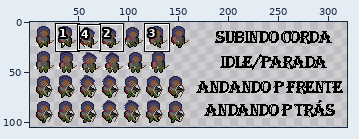
Sprite sheet, stored at Assets/Sprites/Player/Pngzao_Celeste.png. The picture above shows the old version from afar; the outline marks the close-up.
Close-up. Old version:
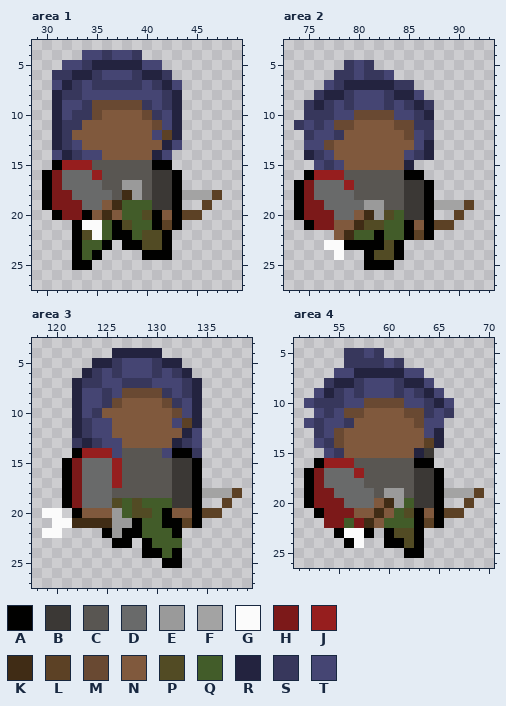
The file is 320x106 pixels. Colours within 5 levels of each other are drawn and written as one. Shown: area 1: x 29..49, y 3..27; area 2: x 73..93, y 3..27; area 3: x 118..139, y 3..27; area 4: x 51..70, y 4..26. The wide view leaves out empty margins. The commit also changed other parts of the picture, which this record leaves out.
Palette (. is transparent): A #010100  B #3b3835  C #595652  D #696a6a  E #9a9a9a  F #a3a3a3  G #fbfbfb  H #7c1919  J #961e1e  K #402c15  L #5c4125  M #694932  N #80593d  P #524b24  Q #425c29  R #23233f  S #37375c  T #454573
Pixels before, area 1, first column x 30:
 4 ....TTSTTS........
 5 ..TTSRRRRRTT......
 6 .SSRRSTTTSRRS.....
 7 .TRSTSSSSSTSRT....
 8 .RSSTTTTTTTTSR....
 9 .RTTSMMMMMSTSR....
10 .RTSSMNNNNMSTR....
11 .RSSNNNNNNNMTR....
12 .RSNNNNNNNNTLR....
13 .RSTNNNNNNNNRT....
14 .TRSTTNNNNNRT.....
15 .AJJJCCCCCCAA.....
16 AHDDDJCCCCCBBA....
17 AHDDDDCCEECBBA....
18 AHHDDDDCKECBBAFFFL
19 AHHHDDNKQQQBBA..L.
20 .AHHANKNQQPANALL..
21 ...AGGQAPQQALA....
22 ...APGQAAQPPA.....
23 ...AQQA.AAPPA.....
24 ...AQA....AAA.....
25 ...AA.............
Pixels before, area 2, first column x 74:
 5 .....STS..........
 6 ....SSTSST........
 7 ...TSRRRRRSS......
 8 ..SRRSTTTSRRT.....
 9 .SRSTSTTTSTSRS....
10 .SSSTTMMMMTTSR....
11 STSTMMNNNNMMSS....
12 .STTSNNNNNNMTS....
13 .TTMNNNNNNNNTR....
14 .RSTNNNNNNNTSR....
15 ..TSTNNNNNNR......
16 .AJJJCCCCCCAA.....
17 AHDDDJCCCCCBBA....
18 AHDDDDCCCCCBBA....
19 AHHDDDDEECCBBAFFFL
20 AHHHDDNKEPQBBA..L.
21 .AHHNNKPPQQANALL..
22 ....NKQQAQQALA....
23 ...GGAAAAPA.......
24 ....G..APPA.......
25 .......AAA........
Pixels before, area 3, first column x 119:
 4 .......RRRRR........
 5 .....RRSTTTSRR......
 6 ....RSTSTTTSTSR.....
 7 ...RSSTTSSSTTTSR....
 8 ...RTTSTMMMMSTSR....
 9 ...RTTSMNNNNMSTR....
10 ...RTSNNNNNNNMTR....
11 ...RSTTNNNNNNTLR....
12 ...RSTTNNNNNNNRT....
13 ...SRSTTNNNNNRST....
14 ...AJJJTCCCCTAAS....
15 ..AHDDDJCCCCCBBA....
16 ..AHDDDJCCCCCBBA....
17 ..AHDDDJCCCCCBBA....
18 ..AHDDDCCCCCCBBAFFFL
19 ..AHDDDPQPQQQBBA..L.
20 GG.ANNNEQPPQANNALL..
21 .GGKKKKEEAQQAALA....
22 GG....AEAAQQQA......
23 .......AA.AQQQ......
24 ..........AAQA......
25 ............AA......
Pixels before, area 4, first column x 52:
 5 ....SSTS..........
 6 ....SSSSTS........
 7 ...TTRRRRRTT......
 8 ..SRRSTTTSRRT.....
 9 .TRSTSTTTSTSRT....
10 TSSSTTMMMMTTSRT...
11 .TSTMMNNNNMMSTS...
12 TSTTSNNNNNNMTT....
13 .STMNNNNNNNNTR....
14 .TSMNNNNNNNNLR....
15 ..TSNNNNNNNRB.....
16 .AJJJCCCCCCAA.....
17 AHDDDJCCCCCBBA....
18 AHDDDDCCCCCBBA....
19 AHHDDDDCEECBBAFFFL
20 AHHHDDDNKEQBBA..L.
21 .AHHHNNKNQPANALL..
22 ..HHQHKNQQQALA....
23 ...AGGA.APPA......
24 ....AG..AAPA......
25 ..........AA......
Once edited:
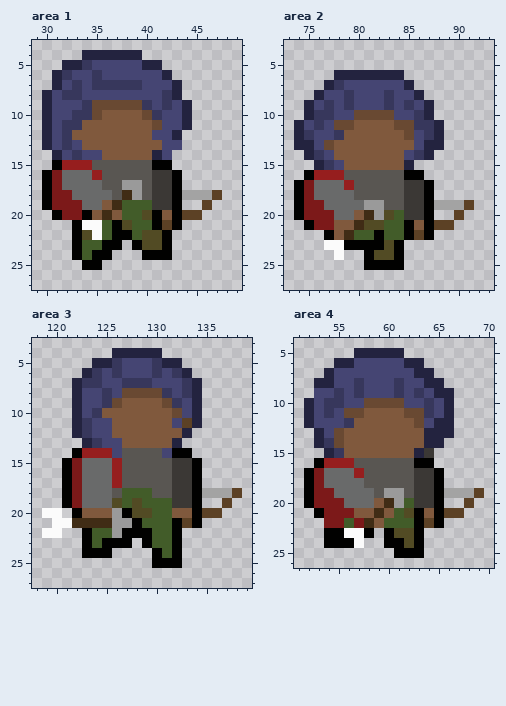
Diff:
Area 1:
The author put colour A in row 23 at x 37; in row 24 at x 36; in row 25 at x 35.
The author put colour R in row 8 at x 30; in rows 9 to 11 at x 30 and 44; in rows 12 to 13 at x 30.
Colour S becomes colour R in row 4 at x 36 and 39; in row 6 at x 31 and 42.
Colour T becomes colour R in row 4 at x 34 to 35 and 37 to 38; in row 5 at x 32 to 33 and 40 to 41; in row 7 at x 31 and 43; in row 14 at x 31.
Colour L becomes colour T in row 12 at x 42.
Colour R becomes colour T in row 5 at x 35 to 39; in row 6 at x 33 to 34 and 40 to 41; in row 7 at x 32 and 42; in row 8 at x 31; in rows 9 to 11 at x 31 and 43; in row 12 at x 31.
Colour R becomes colour T in row 13 at x 31 and 42; in row 14 at x 32.
Colour S becomes colour T in row 6 at x 39; in row 7 at x 41.
Colour A is gone in row 23 at x 38; in row 25 at x 33.
Area 2:
The author put colour A in row 22 at x 77; in row 25 at x 84.
The author put colour R in row 6 at x 84; in row 11 at x 88; in rows 12 to 13 at x 74 and 88.
Colour S becomes colour R in row 6 at x 78 to 79 and 81 to 82; in row 7 at x 85; in row 8 at x 76; in row 9 at x 75 and 87; in row 10 at x 75; in row 11 at x 74.
Colour T becomes colour R in row 6 at x 80 and 83; in row 7 at x 77; in row 8 at x 86; in row 13 at x 75; in row 15 at x 76.
Colour R becomes colour T in row 7 at x 79 to 83; in row 8 at x 77 to 78 and 84 to 85; in row 9 at x 76 and 86.
Colour S becomes colour T in row 7 at x 84.
Colour S is gone in row 5 at x 79 and 81.
Colour T is gone in row 5 at x 80.
Area 3:
The author put colour A in row 22 at x 123; in row 23 at x 123 and 125; in row 24 at x 123 to 125; in row 25 at x 130.
Colour Q becomes colour A in row 20 at x 127; in row 22 at x 129; in row 23 at x 132.
The author put colour Q in rows 22 to 23 at x 124.
Colour A becomes colour Q in rows 20 to 21 at x 131; in row 22 at x 125.
Colour C becomes colour Q in row 18 at x 127 to 129.
Colour A is gone in row 24 at x 129.
Colour S is gone in row 13 at x 122 and 133; in row 14 at x 134.
Colour T is gone in rows 12 to 13 at x 134.
Area 4:
The author put colour A in row 23 at x 54; in row 24 at x 54 to 55; in row 25 at x 61.
The author put colour R in row 5 at x 60 to 61; in row 6 at x 55 and 62 to 63; in row 7 at x 54 and 64; in row 8 at x 53 and 65; in row 9 at x 66; in row 11 at x 52.
The author put colour R in rows 12 to 13 at x 66.
Colour L becomes colour R in row 14 at x 64.
Colour S becomes colour R in row 5 at x 57 and 59; in row 6 at x 56; in row 8 at x 54; in row 11 at x 66; in row 13 at x 53.
Colour T becomes colour R in row 5 at x 58; in row 7 at x 63; in row 8 at x 64; in row 9 at x 65; in row 10 at x 52 and 66; in row 12 at x 52 and 65.
Colour T becomes colour R in row 13 at x 64; in row 14 at x 53; in row 15 at x 54.
Colour R becomes colour T in row 7 at x 57 to 61; in row 8 at x 55 to 56 and 62 to 63; in row 9 at x 54 and 64; in row 10 at x 65.
Colour S becomes colour T in row 6 at x 57 to 59 and 61; in row 10 at x 53; in row 12 at x 53.
Colour S is gone in row 5 at x 56.
